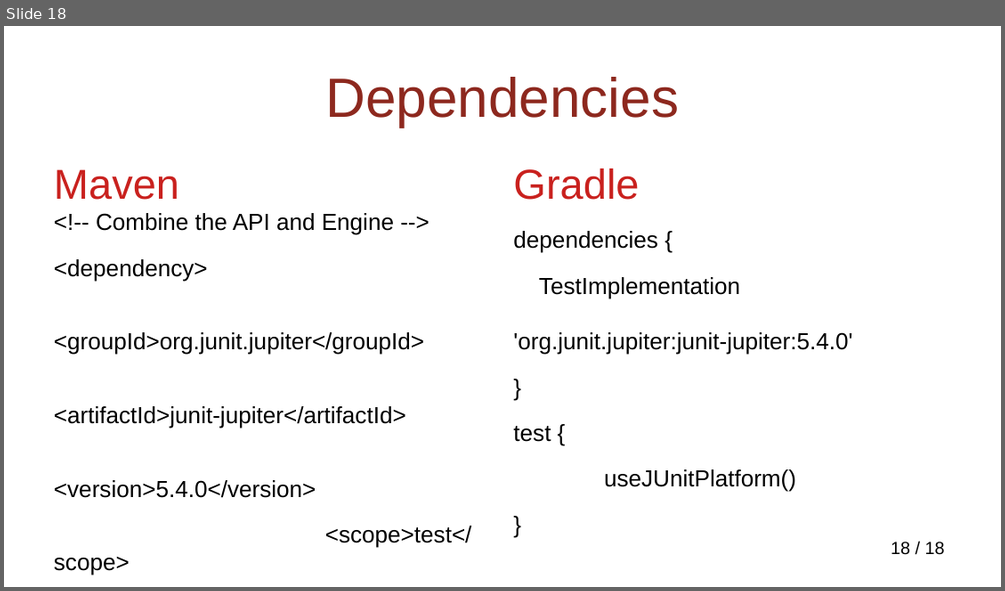
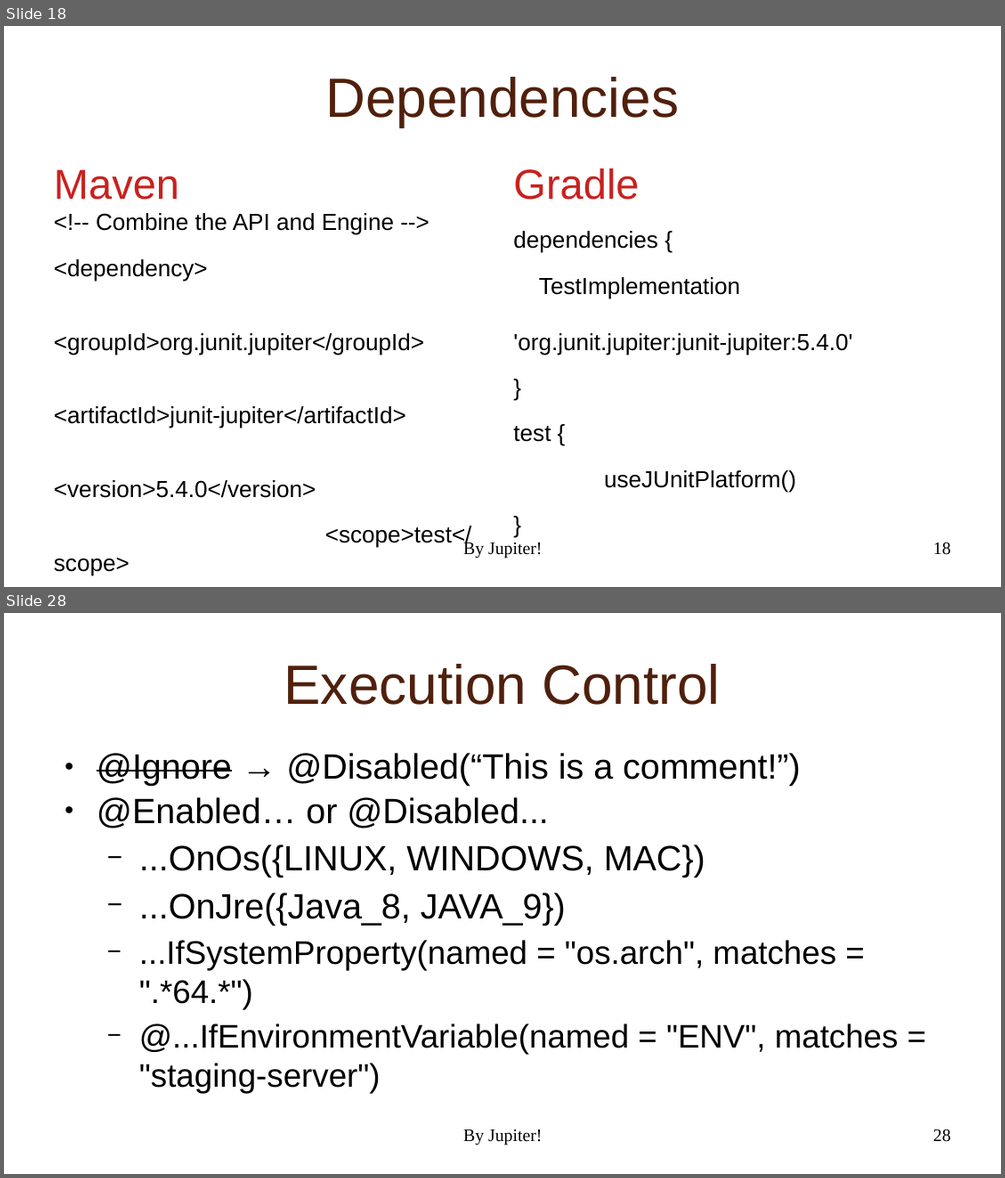
Before and after one commit to NextPoorSlob/JUnit5-Presentation-Sample-Code, a slide deck: ByJupiter.odp. Shown one above the other, each under a label of ours: slide 18 before the commit, slides 18 and 28 after it; the slides between them are not shown. The pictures are 1005x591 and 1005x1178 pixels, drawn with LibreOffice and Linux fonts; fonts in the diff are those of the drawing; background and template pictures are left out. Boxes give left, top, right and bottom in pixels: in the first picture for what was removed or moved away, otherwise in the second. Text is boxed around its words. In the diff, an @@ line names an element or a change of style, - is before the commit and + after.

```diff
--- a/ByJupiter.odp
+++ b/ByJupiter.odp
@@ slide 28 added at (4, 613, 1001, 1174), background picture (left out); not listed: 1 template element that a slide beside it also shows @@
@@ title added at (284, 664, 720, 705), 44 pt, text #50200C @@
+Execution Control
@@ text added at (97, 753, 898, 1054), 26 pt, text #000000 @@
+● @Ignore → @Disabled(“This is a comment!”)
+● @Enabled… or @Disabled...
+  − ...OnOs({LINUX, WINDOWS, MAC})
+  − ...OnJre({Java_8, JAVA_9})
+  − ...IfSystemProperty(named = "os.arch", matches = ".*64.*")
+  − @...IfEnvironmentVariable(named = "ENV", matches = "staging-server")
@@ text added at (463, 1129, 542, 1145), 14 pt, text #000000 @@
+By Jupiter!
@@ slide 18 changed as well @@
@@ title "Dependencies" at (325, 77, 679, 127): text colour #8D281E to #50200C @@
@@ text added at (463, 540, 542, 558), 14 pt, text #000000 @@
+By Jupiter!
@@ page number at (933, 542, 951, 555): text changed; font Arial to Times New Roman @@
-18 / 18
+18
```
Also in this commit, not shown: 17 other slides changed, 15 other slides added.
